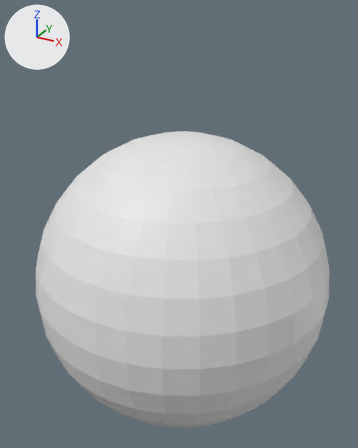
A saved change to the glTF model assets/apartment.glb.
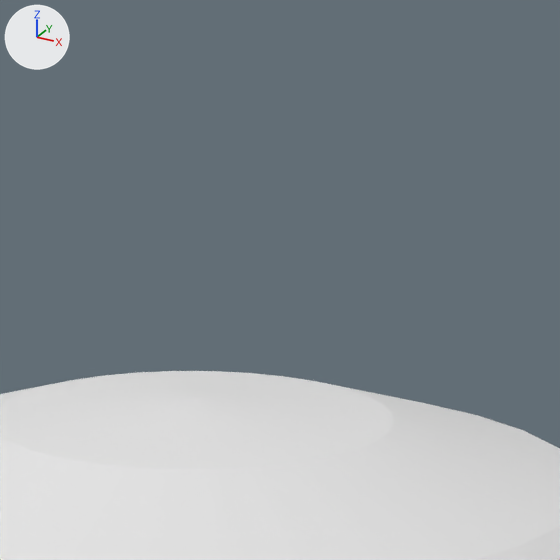
The first picture shows the older version from a 50 mm lens placed at (658.0, -1017.0, 678.0), pointed at (3.0, 174.0, 82.0). The close-ups show both versions on the part from 43% to 67% of the width and 17% to 36% of the height of that picture; other places that the commit changed are outside them. The lights are fixed; the arrows at upper left show +X, +Y and +Z. Where no turn or scale is listed for an object, it has been applied to the vertices.

Names of what the first close-up shows: 'Sky'.
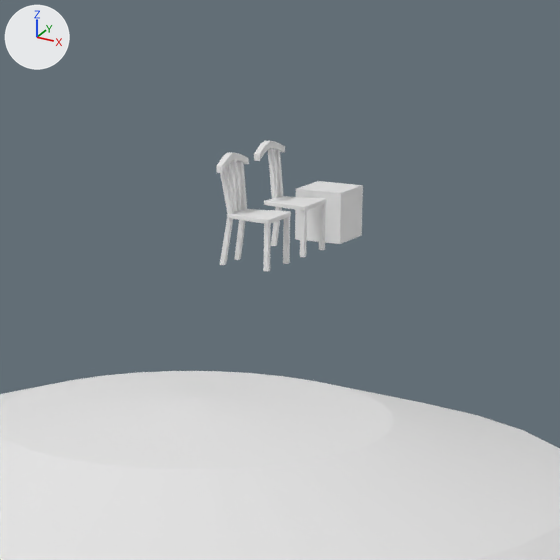
What differs and where, as boxes [x1, y1, x2, y2] in the close-ups (560 x 560 px):
'dining chair.012', added
    after: [216, 152, 291, 272]
'dining chair.004', added
    after: [295, 181, 363, 244]
'dining chair.005', added
    after: [264, 196, 326, 211]
'dining chair.009', added
    after: [268, 148, 283, 198]
'dining chair.006', added
    after: [300, 211, 307, 257]
'Cube.133', added
    after: [254, 141, 285, 161]
'dining chair.007', added
    after: [319, 204, 326, 250]
'dining chair.008', added
    after: [271, 207, 282, 246]

The change, as a diff of the scene's bpy script:
```diff
--- a/assets/apartment.glb.py
+++ b/assets/apartment.glb.py
@@ me_cube_274 @@
+me_cube_274.from_pydata(...)  # 252 vertices, 464 faces; spans x -1.5..23.3, y -1.0..3.3, z -3.3..19.9
@@ me_cube_271 @@
+me_cube_271.from_pydata(...)  # 36 vertices, 68 faces; spans x -2.4..1.1, y -10.3..12.5, z -0.2..5.9
@@ me_cube_270 @@
+me_cube_270.from_pydata(...)  # 16 vertices, 24 faces; spans x -1.28..4.18, y -1.01..1.08, z 0.96..8.75
@@ me_cube_268 @@
+me_cube_268.from_pydata([(2.07, -1.0, -7.46), (2.07, -1.0, -5.46), (-1.0, 1.0, -6.59), (-1.0, 1.0, -4.59), (4.07, -1.0, -7.46), (4.07, -1.0, -5.46), (1.0, 1.0, -6.59), (1.0, 1.0, -4.59)], [], [(0, 1, 3), (0, 3, 2), (2, 3, 7), (2, 7, 6), (6, 7, 5), (6, 5, 4), (4, 5, 1), (4, 1, 0), (2, 6, 4), (2, 4, 0), (7, 3, 1), (7, 1, 5)])
@@ me_cube_267 @@
+me_cube_267.from_pydata(...)  # a box spanning x -1.0..1.0, y -1.0..1.0, z -1.0..1.0
@@ me_cube_266 @@
+me_cube_266.from_pydata(...)  # a box spanning x -1.0..1.0, y -1.0..1.0, z -1.0..1.0
@@ me_cube_265 @@
+me_cube_265.from_pydata(...)  # 152 vertices, 300 faces; spans x -10.6..10.4, y -10.2..10.2, z -1.0..1.0
@@ me_cube_264 @@
+me_cube_264.from_pydata(...)  # a box spanning x -10.4..10.4, y -10.4..10.4, z -10.4..10.4
@@ ob_dining_chair_012 @@
+ob_dining_chair_012 = bpy.data.objects.new('dining chair.012', me_cube_274)
+ob_dining_chair_012.location = (68.7, 153.0, 426.7)
+ob_dining_chair_012.rotation_euler = (1.571, 0.0, 0.0)  # degrees (90, 0, 0)
+ob_dining_chair_012.scale = (-0.97, 9.99, 0.988)
@@ ob_cube_133 @@
+ob_cube_133 = bpy.data.objects.new('Cube.133', me_cube_271)
+ob_cube_133.location = (48.4, 175.9, 454.0)
@@ ob_dining_chair_009 @@
+ob_dining_chair_009 = bpy.data.objects.new('dining chair.009', me_cube_270)
+ob_dining_chair_009.location = (47.8, 176.7, 446.4)
+ob_dining_chair_009.rotation_euler = (1.571, 0.0, 3.142)  # degrees (90, 0, 180)
+ob_dining_chair_009.scale = (-0.97, 9.99, 0.988)
@@ ob_dining_chair_008 @@
+ob_dining_chair_008 = bpy.data.objects.new('dining chair.008', me_cube_268)
+ob_dining_chair_008.location = (50.7, 176.7, 426.7)
+ob_dining_chair_008.rotation_euler = (1.571, 0.0, 0.0)  # degrees (90, 0, 0)
+ob_dining_chair_008.scale = (-0.97, 9.99, 0.988)
@@ ob_dining_chair_007 @@
+ob_dining_chair_007 = bpy.data.objects.new('dining chair.007', me_cube_267)
+ob_dining_chair_007.location = (68.7, 185.2, 426.7)
+ob_dining_chair_007.rotation_euler = (1.571, 0.0, 0.0)  # degrees (90, 0, 0)
+ob_dining_chair_007.scale = (-0.97, 9.99, 0.988)
@@ ob_dining_chair_006 @@
+ob_dining_chair_006 = bpy.data.objects.new('dining chair.006', me_cube_266)
+ob_dining_chair_006.location = (68.7, 168.1, 426.7)
+ob_dining_chair_006.rotation_euler = (1.571, 0.0, 0.0)  # degrees (90, 0, 0)
+ob_dining_chair_006.scale = (-0.97, 9.99, 0.988)
@@ ob_dining_chair_005 @@
+ob_dining_chair_005 = bpy.data.objects.new('dining chair.005', me_cube_265)
+ob_dining_chair_005.location = (59.8, 176.7, 436.3)
@@ ob_dining_chair_004 @@
+ob_dining_chair_004 = bpy.data.objects.new('dining chair.004', me_cube_264)
+ob_dining_chair_004.location = (59.8, 209.6, 427.1)
```
